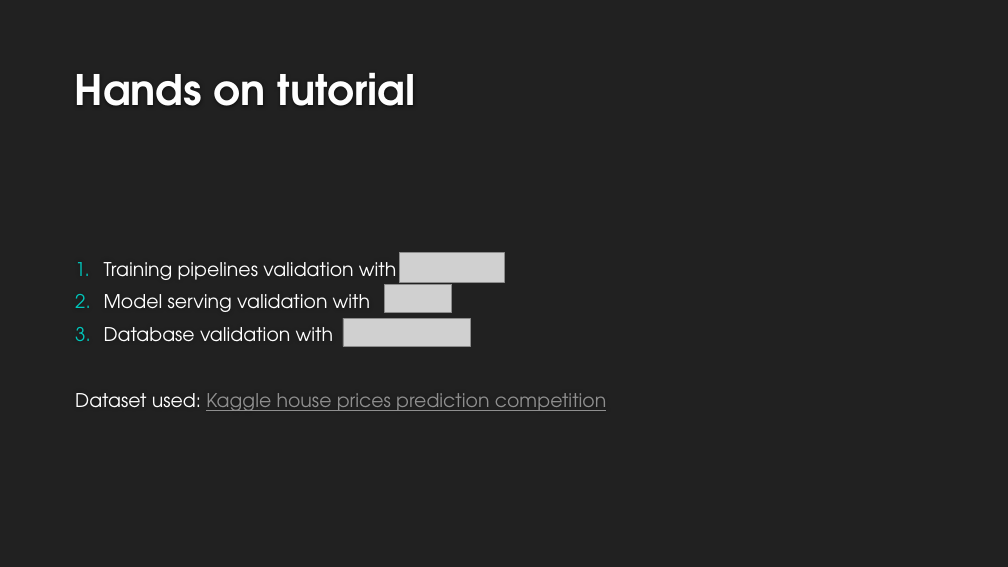
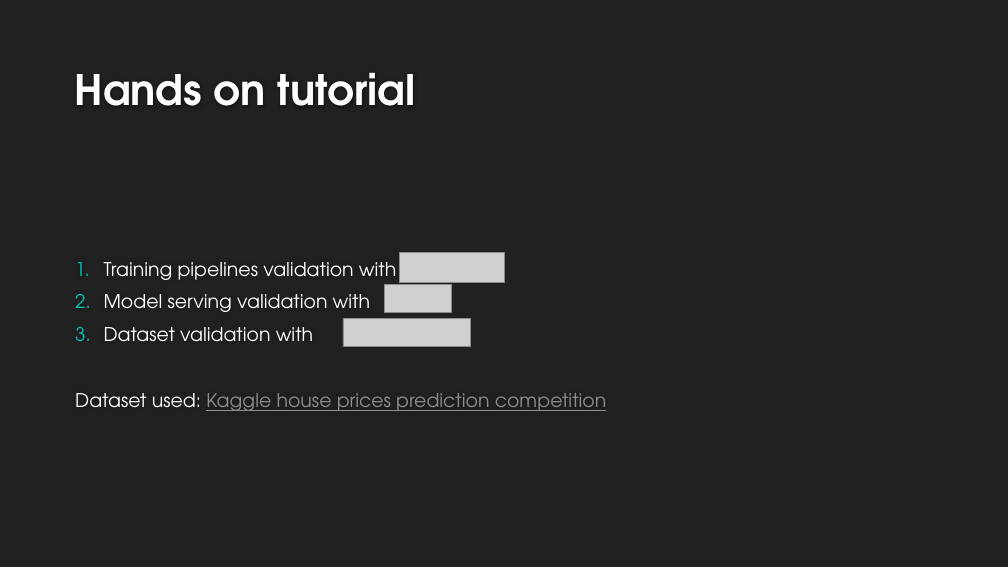
Before and after one commit to NatanMish/data_validation, a slide deck: slide 14 of Data Validation for Data Science.pptx. Drawn at 1008x567 pixels with LibreOffice and Linux fonts; fonts in the diff are those of the drawing; grey boxes stand for pictures; background and template pictures are left out. Boxes give left, top, right and bottom in pixels: in the first picture for what was removed or moved away, otherwise in the second. Text is boxed around its words. In the diff, an @@ line names an element or a change of style, - is before the commit and + after.

```diff
--- a/Data Validation for Data Science.pptx
+++ b/Data Validation for Data Science.pptx
@@ text at bbox=[104, 327, 313, 342]: text changed @@
-3. Database validation with
+3. Dataset validation with
```
Also in this commit, not shown: 2 other slides changed, 2 slides added, 2 other files.
